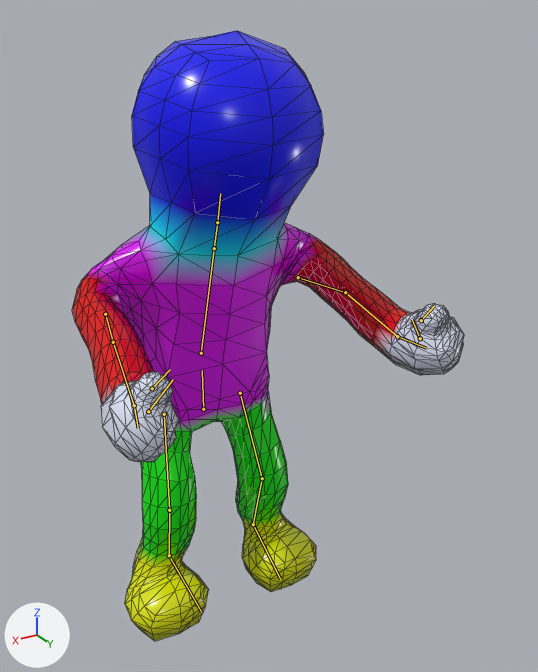
Before and after pictures for a commit that changed the glTF model do-not-drop/assets/models/characters/gel/gel_body_lod1.glb.
Rendered twice from a camera (50 mm lens) standing at (0.867, 1.806, 1.744) and looking at (-0.081, 0.226, 0.955). Lighting does not change. The marker at lower left points along +X, +Y and +Z. The first picture is the older version. Both versions are drawn at frame 16 of the action 'ThrowPackage'; the numbers are the values there. The bones that bend it are drawn over the model as lines. Mesh edges are drawn as thin lines.

Objects in the first picture: 'GelBodyLOD1'.
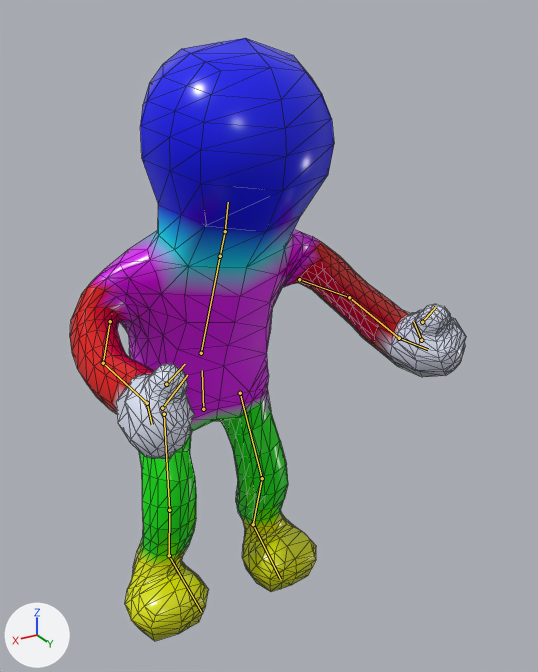
Where the change shows, as pixel boxes (x1, y1, x2, y2) in the pictures (538 x 672 px):
'GelBodyLOD1', posed
    before: (72, 30, 464, 641)
    after: (70, 38, 466, 641)
bone 'chest', root to tip
    before: (201, 353) to (214, 248)
    after: (201, 353) to (220, 256)
bone 'head', root to tip
    before: (217, 222) to (220, 193)
    after: (225, 231) to (228, 202)
bone 'upper_arm.L', root to tip
    before: (298, 277) to (345, 292)
    after: (299, 279) to (349, 297)
bone 'forearm.L', root to tip
    before: (345, 292) to (397, 336)
    after: (349, 297) to (399, 338)
bone 'hand.L', root to tip
    before: (397, 336) to (426, 348)
    after: (399, 338) to (428, 349)
bone 'upper_arm.R', root to tip
    before: (105, 314) to (113, 342)
    after: (110, 321) to (103, 363)
bone 'forearm.R', root to tip
    before: (113, 342) to (134, 405)
    after: (103, 363) to (147, 403)
bone 'hand.R', root to tip
    before: (134, 405) to (138, 428)
    after: (147, 403) to (152, 424)

The edits, one by one:
Bone 'chest' (bone_chest) turns from (16, 0, -1) to (22, 2, 0) degrees about its own x, y and z.
Bone 'head' (bone_head) turns from (-6, -4, -2) to (-11, -4, -1) degrees about its own x, y and z.
Bone 'upper_arm.L' (bone_upper_arm_l) turns from (25, -62, -94) to (27, -63, -94) degrees about its own x, y and z.
Bone 'forearm.L' (bone_forearm_l) turns from (0, 0, 9) to (0, 0, -3) degrees about its own x, y and z.
Bone 'hand.L' (bone_hand_l) turns from (17, -9, -7) to (17, -9, 0) degrees about its own x, y and z.
Bone 'upper_arm.R' (bone_upper_arm_r) turns from (23, 64, 92) to (2, 63, 62) degrees about its own x, y and z.
Bone 'forearm.R' (bone_forearm_r) turns from (0, 0, -9) to (0, 0, 28) degrees about its own x, y and z.
Bone 'hand.R' (bone_hand_r) turns from (17, 9, 8) to (17, 9, -12) degrees about its own x, y and z.
